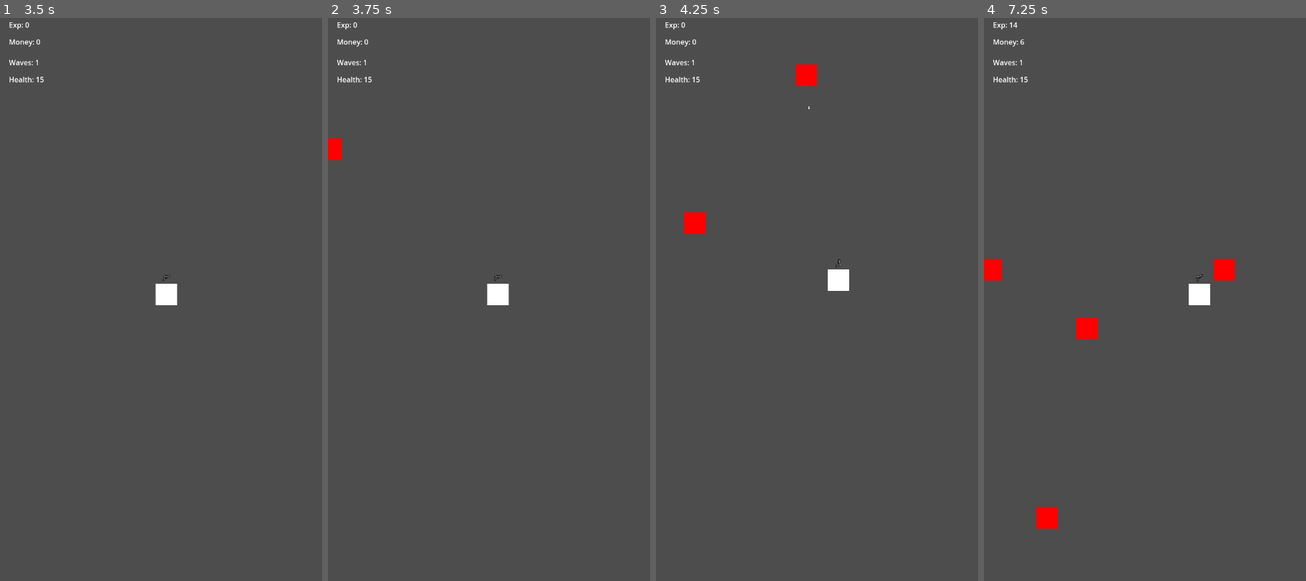
Above: before the commit, frames 1-4 (left to right).
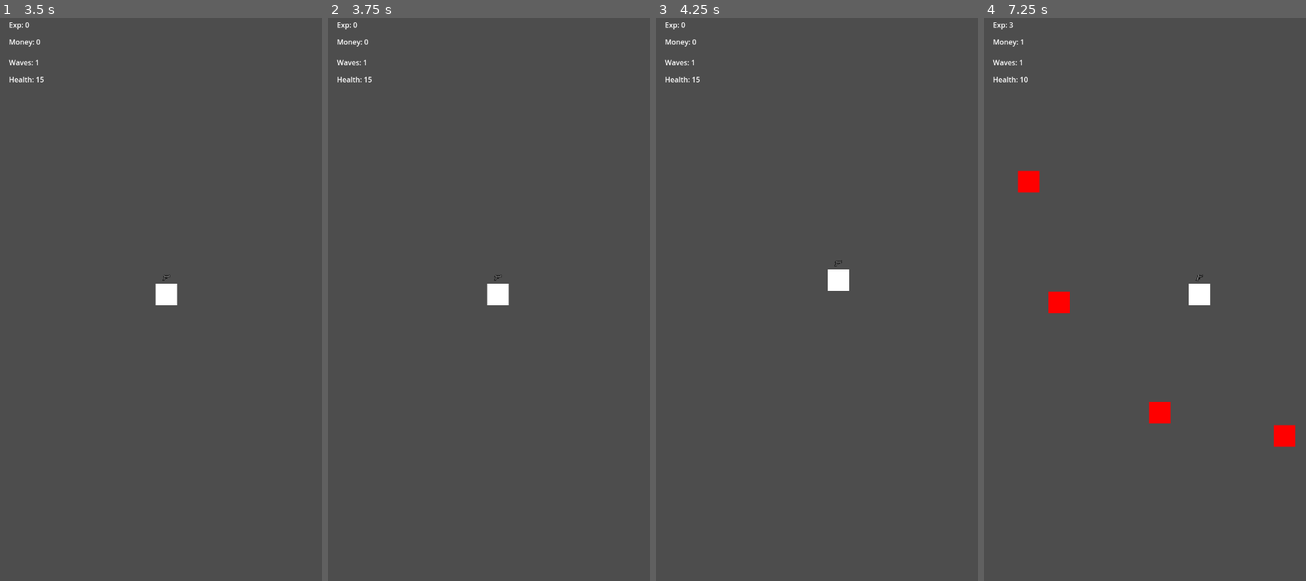
Above: after the commit, the same moments.

Repository: Davideee03/MobileComputing
Game: Godot game, scene res://Scenes/Towns/Town.tscn
Two runs of this game, one before a commit and one after it. Both use one fixed random seed, a clock stepped at 60 frames per second and the inputs below.
Inputs (mouse positions are in pixels of both pictures, inside the frame that each line leads up to):
- Up to frame 1 (3.5 s): click "Start Wave" at 0.5 s; tap Enter at 1.25, 2.75 s; move the mouse to (231, 265) at 1.27 s; tap A (a) at 1.35, 2.85 s; click (231, 265) at 1.42 s; tap Space at 2 s; drag from (96, 322) to (161, 293) at 2.02 s; move the mouse to (193, 170) at 2.77 s; click (193, 170) at 2.92 s
- Up to frame 2 (3.75 s): tap Space at 3.5 s; drag from (472, 406) to (495, 293) at 3.52 s
- Up to frame 3 (4.25 s): no input
- Up to frame 4 (7.25 s): move the mouse to (1241, 378) at 4.27 s; tap A (a) at 4.35, 5.85 s; click (1241, 378) at 4.42 s; drag from (1048, 209) to (1096, 153) at 5.02 s; move the mouse to (1161, 293) at 5.77 s; click (1161, 293) at 5.92 s; drag from (1096, 153) to (1032, 361) at 6.52 s

Frame 1 is identical in both runs. In frame 2, 0.2% of the frame differs, in the area x 0-5%, y 21-26%; in frame 3, 0.5%; in frame 4, 2.1%, in the area x 0-97%, y 0-91%.

Commit message:
Improved the spawn system
The same spawner can't spawn two time consequently. In addition, now the spawn wait time depends on the current wave.

Diff:
--- a/Scenes/Enemies/EnemyDefault.tscn
+++ b/Scenes/Enemies/EnemyDefault.tscn
@@ -13,7 +13,6 @@
 [node name="Enemy" type="Node2D"]
 top_level = true
 script = ExtResource("1_byofy")
-value = 1
 max_money_drop = 5
 max_exp_drop = 10
 
--- a/Scenes/Player/Player.tscn
+++ b/Scenes/Player/Player.tscn
@@ -7,7 +7,7 @@
 [ext_resource type="PackedScene" uid="uid://11fh8kk8xko4" path="res://Scenes/Weapon/Weapon.tscn" id="6_mjxid"]
 
 [sub_resource type="RectangleShape2D" id="RectangleShape2D_l558a"]
-size = Vector2(500, 1000)
+size = Vector2(350, 600)
 
 [sub_resource type="RectangleShape2D" id="RectangleShape2D_klpek"]
 size = Vector2(40, 40)
--- a/Scripts/Enemies/Enemy.gd
+++ b/Scripts/Enemies/Enemy.gd
@@ -1,7 +1,7 @@
 class_name Enemy
 extends Node2D
 
-@export var value : int = 2
+@export var value : int = 1
 @export var damage : int = 5
 
 @export_subgroup("Money")
--- a/Scripts/Enemies/Spawner.gd
+++ b/Scripts/Enemies/Spawner.gd
@@ -1,14 +1,25 @@
 extends Node2D
 
+#All the enemies that can be spawned
 @export var enemies : Array[PackedScene]
-var max_wait_time : float = 1.0
-var min_wait_time : float = 0.2
+
+#Don't allow to a spawner to spawn an enemy
+#if it has just done it
+var spawned : bool = false
 
 func spawn():
 	#Wait a random time
 	await get_tree().create_timer(choose_random_wait_time()).timeout
 	#If the wave is not ended, spawn a new enemy
 	if get_parent().wave_ended(): return
+
+	#If the spawner has just spawned an enemy
+	#it must spawn nothing
+	if spawned:
+		spawned = false
+		spawn()
+		return
+
 	#Choose a random enemy
 	var new_enemy = choose_random_enemy()
 
@@ -23,6 +34,10 @@
 	#Update the local enemy counter
 	update_wave(enemy.value)
 
+	#Notify that tha spawner
+	#spawned an enemy succesfully
+	spawned = true
+
 	#Repeat
 	spawn()
 
@@ -30,6 +45,12 @@
 	return enemies.pick_random()
 
 func choose_random_wait_time():
+	#Note of the current wave
+	var x : int = Stats.current_wave
+	#The wait time depends on the current wave
+	#With x small, the wait time is small too
+	var max_wait_time : float = 1.5*pow(x,0.3)
+	var min_wait_time : float = pow(x, 0.3)
 	return randf_range(min_wait_time, max_wait_time)
 
 #Update the wave
--- a/Scripts/Enemies/Spawners.gd
+++ b/Scripts/Enemies/Spawners.gd
@@ -10,9 +10,9 @@
 ##UI##
 @onready var ui: Control = %UI
 
-#Rotate to inprove randomness
-func _process(delta: float) -> void:
-	rotation += delta
+#Rotate to increase randomness
+#func _process(delta: float) -> void:
+	#rotation += delta
 
 #Start a new wave
 #Called by StartWaveButton
